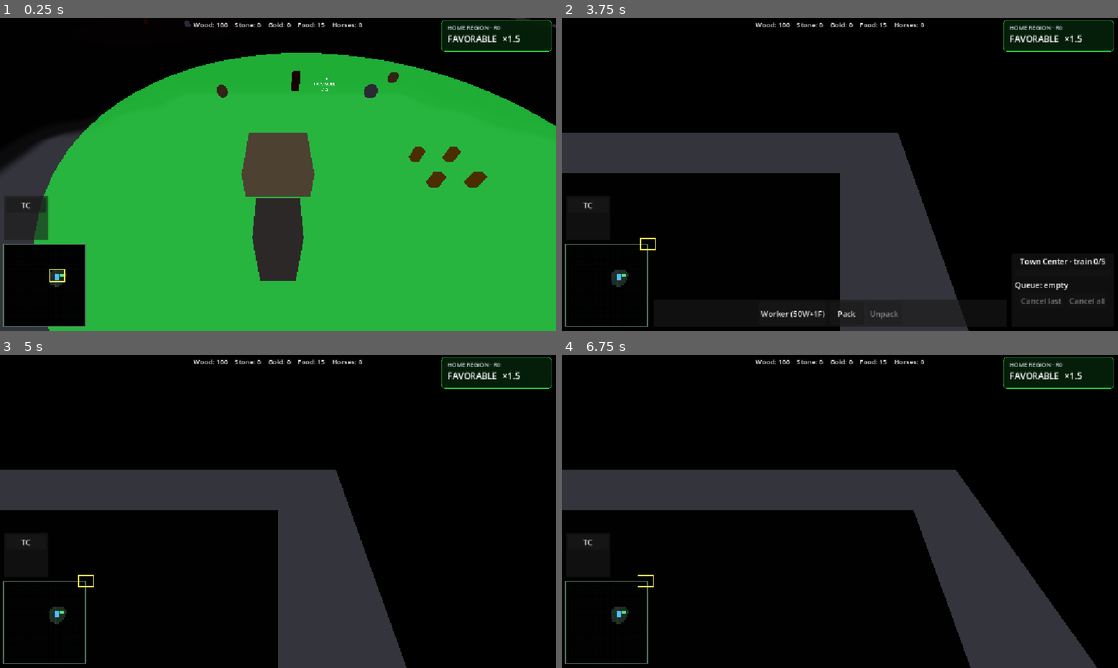
Above: before the commit, frames 1-4 (two rows, left to right).
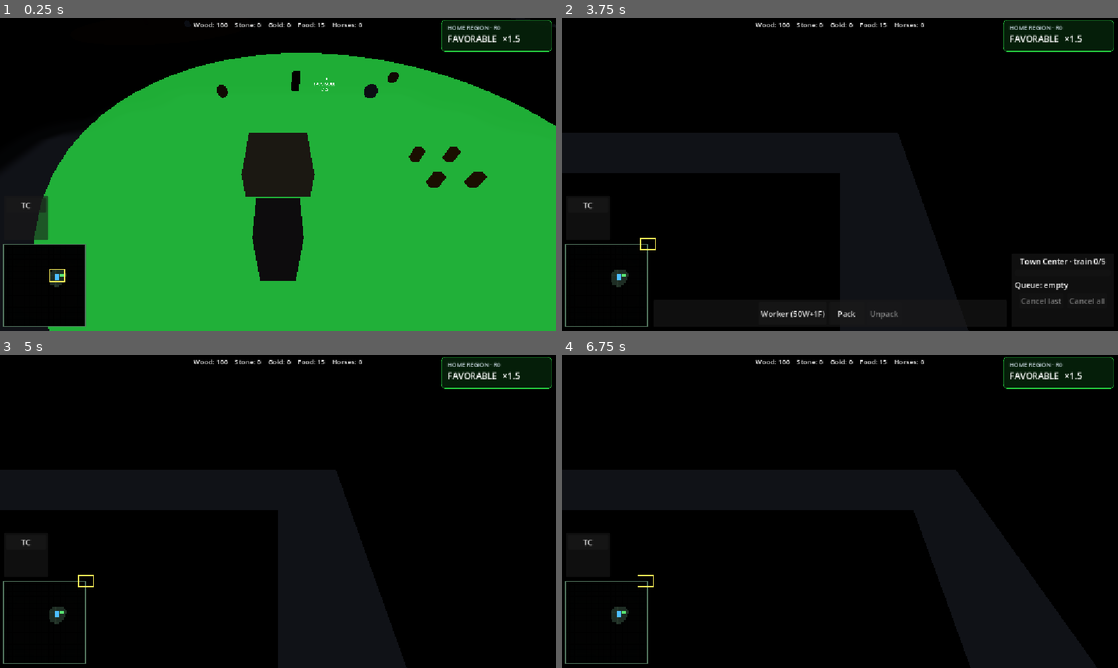
Above: after the commit, the same moments.

Repository: Ferrum-t/RTS-Game
Game: Godot game, scene res://Scenes/World/World.tscn
Same seed, same stepped clock (60 frames per second), same inputs: the game is played once before the commit and once after it.
Inputs (mouse positions are in pixels of both pictures, inside the frame that each line leads up to):
- Up to frame 1 (0.25 s): no input
- Up to frame 2 (3.75 s): click "TC" at 0.5 s; click "Worker (50W+1F)" at 1.25 s; click "Pack" at 2 s; click "Cancel last" at 2.75 s; drag from (606, 284) to (895, 105) at 3.52 s
- Up to frame 3 (5 s): drag from (166, 527) to (250, 574) at 4.27 s
- Up to frame 4 (6.75 s): move the mouse to (895, 442) at 5.02 s; hold D (move_right) 5.03-5.75 s; tap P at 5.1 s; tap Enter at 5.75 s; drag from (812, 574) to (673, 464) at 5.77 s; move the mouse to (1006, 558) at 6.52 s; hold Left (move_left) from 6.53 s (still down); tap U at 6.6 s

The runs differ from the first frame. In frame 1, 7.3% of the frame differs, in the area x 0-100%, y 0-100%; in frame 2, 15%; in frame 3, 17%; in frame 4, 18%, in the area x 0-97%, y 36-100%.

Commit message:
M24: DirectionalLight + shadows; lower ambient; fog interval 0.3s

Diff:
--- a/Scripts/Systems/FogOverlay.gd
+++ b/Scripts/Systems/FogOverlay.gd
@@ -1,6 +1,7 @@
 extends MeshInstance3D
 
 ## M20.2 / M24 — World fog plane driven by VisibilityMap.
+## Also sets void background + ambient + one sun (so scene is not flat-lit).
 
 const MAP_MIN := -95.0
 const MAP_MAX := 95.0
@@ -8,7 +9,7 @@
 
 
 func _ready() -> void:
-	_ensure_black_void_not_black_world()
+	_ensure_lighting()
 
 	var size := MAP_MAX - MAP_MIN
 	var plane := PlaneMesh.new()
@@ -34,21 +35,43 @@
 		call_deferred("_try_bind_vm")
 
 
-func _ensure_black_void_not_black_world() -> void:
-	## Black clear color for off-map void, but ambient must NOT sample that black
-	## (AMBIENT_SOURCE_BG + black BG was making the entire lit scene pitch black).
+func _ensure_lighting() -> void:
 	var w3d := get_viewport().world_3d
-	if w3d == null:
+	if w3d != null:
+		var env: Environment = w3d.environment
+		if env == null:
+			env = Environment.new()
+			w3d.environment = env
+		# Black void past the map — ambient must NOT sample this black.
+		env.background_mode = Environment.BG_COLOR
+		env.background_color = Color(0.0, 0.0, 0.0, 1.0)
+		env.ambient_light_source = Environment.AMBIENT_SOURCE_COLOR
+		# Low fill so DirectionalLight + shadows read clearly (hand-paint friendly).
+		env.ambient_light_color = Color(0.28, 0.30, 0.36)
+		env.ambient_light_energy = 0.32
+
+	# One sun if the scene has no DirectionalLight3D yet.
+	var parent := get_parent()
+	if parent == null:
 		return
-	var env: Environment = w3d.environment
-	if env == null:
-		env = Environment.new()
-		w3d.environment = env
-	env.background_mode = Environment.BG_COLOR
-	env.background_color = Color(0.0, 0.0, 0.0, 1.0)
-	env.ambient_light_source = Environment.AMBIENT_SOURCE_COLOR
-	env.ambient_light_color = Color(0.42, 0.42, 0.48)
-	env.ambient_light_energy = 0.9
+	for c in parent.get_children():
+		if c is DirectionalLight3D:
+			_configure_sun(c as DirectionalLight3D)
+			return
+	var sun := DirectionalLight3D.new()
+	sun.name = "SunLight"
+	_configure_sun(sun)
+	parent.add_child(sun)
+
+
+func _configure_sun(sun: DirectionalLight3D) -> void:
+	sun.light_energy = 1.25
+	sun.light_color = Color(1.0, 0.95, 0.88)
+	sun.shadow_enabled = true
+	sun.directional_shadow_mode = DirectionalLight3D.SHADOW_PARALLEL_2_SPLITS
+	sun.shadow_blur = 1.0
+	# Late-afternoon angle — readable form on boxes / future hand-painted meshes.
+	sun.rotation_degrees = Vector3(-48.0, -35.0, 0.0)
 
 
 func _try_bind_vm() -> void:
--- a/Scripts/Systems/VisibilityMap.gd
+++ b/Scripts/Systems/VisibilityMap.gd
@@ -1,7 +1,7 @@
 extends Node
 
 ## M20.1 data + M20.2 fog image + hide enemy 3D outside VISIBLE.
-## M24: soft edges via GPU filter_linear (no CPU upscale — avoids hitch every 0.2s).
+## M24: soft edges via GPU filter_linear (no CPU upscale).
 
 const PLAYER_TEAM := 0
 const MAP_MIN_X := -95.0
@@ -9,7 +9,7 @@
 const MAP_MIN_Z := -95.0
 const MAP_MAX_Z := 95.0
 const CELL_SIZE := 4.0
-const UPDATE_INTERVAL := 0.2
+const UPDATE_INTERVAL := 0.3
 const UNIT_STATE_DEAD := 7
 const DEPLOYED := 0
 
@@ -137,7 +137,6 @@
 
 
 func _rebuild_fog_image() -> void:
-	# Native cell grid only (~48×48). Soft edges = GPU filter_linear in shader.
 	for z in range(_rows):
 		for x in range(_cols):
 			var s := int(_cells[z * _cols + x])
